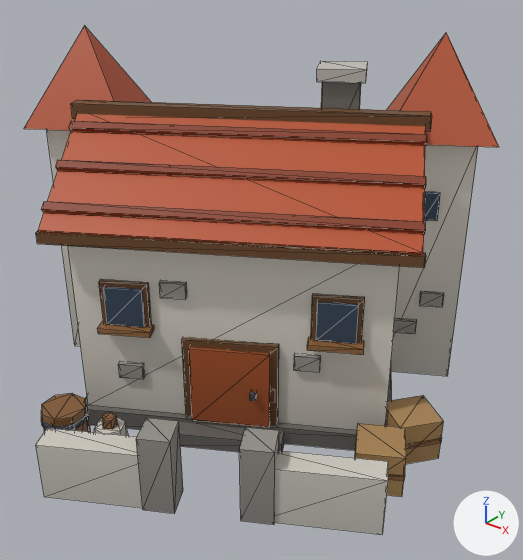
A saved change to the glTF model art/models/building_1.glb.
The view is the same before and after, from a 50 mm camera at (0.885, -1.046, 0.948) aimed at (0.022, 0.033, 0.279). Arrows for +X, +Y and +Z are at lower right; the lights stay in place. The older version comes first. Mesh edges are drawn as thin lines. Vertices at exactly the same position are counted once.

Objects in the first picture: 'building_1'.
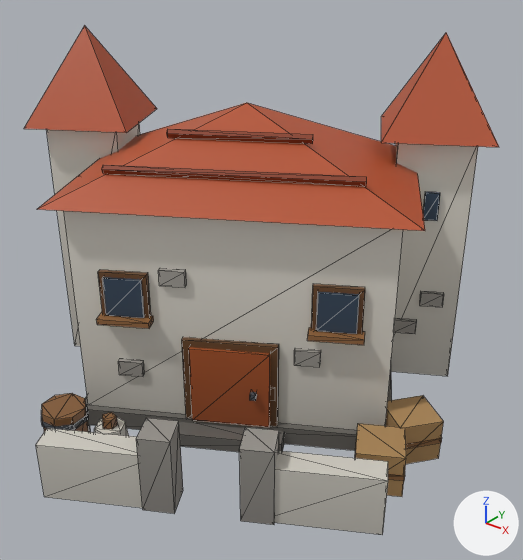
Pixel boxes (x1, y1, x2, y2) of what changed, in the pictures (523 x 560 px; the box of a moved part takes in the faces that stretch with it):
part 1 of me_building_1, moved or reshaped
    before: (118, 362, 145, 379)
    after: (118, 359, 144, 377)
part 2 of me_building_1, moved or reshaped
    before: (294, 354, 321, 372)
    after: (294, 349, 321, 367)
part 3 of me_building_1, moved or reshaped
    before: (159, 281, 187, 300)
    after: (158, 268, 186, 287)
part 4 of me_building_1, moved or reshaped
    before: (99, 279, 152, 327)
    after: (98, 270, 151, 318)
part 5 of me_building_1, moved or reshaped
    before: (104, 287, 145, 327)
    after: (103, 277, 144, 318)
part 6 of me_building_1, moved or reshaped
    before: (97, 321, 154, 338)
    after: (96, 312, 154, 329)
part 7 of me_building_1, moved or reshaped
    before: (311, 294, 365, 343)
    after: (311, 284, 365, 334)
part 8 of me_building_1, moved or reshaped
    before: (316, 301, 359, 343)
    after: (316, 292, 359, 334)
part 9 of me_building_1, moved or reshaped
    before: (307, 337, 364, 355)
    after: (307, 327, 365, 345)
part 10 of me_building_1, rebuilt (9% shorter)
    before: (38, 114, 426, 255)
    after: (38, 103, 425, 231)
part 11 of me_building_1, rebuilt (28% narrower, 24% shorter)
    before: (56, 160, 426, 188)
    after: (102, 165, 367, 186)
part 12 of me_building_1, deleted
    before: (36, 61, 426, 268)
part 13 of me_building_1, cut back
    before: (68, 100, 432, 430)
    after: (64, 129, 403, 430)

What the commit changed:
me_building_1 is used by ob_building_1; location (0.0, 0.0, 0.0).
me_building_1 had 526 vertices, 800 faces and spanned x -0.596..0.461, y -0.488..0.538, z 0.0..0.76.
me_building_1 now has 437 vertices, 666 faces and spans x -0.596..0.461, y -0.488..0.538, z 0.0..0.76.
me_building_1 part 1: the loose piece of 8 vertices spanning x -0.126..-0.077, y -0.253..-0.217, z 0.123..0.155 is moved by (0.0, 0.0, 0.007).
me_building_1 part 2: the loose piece of 8 vertices spanning x 0.183..0.232, y -0.075..-0.039, z 0.175..0.207 is moved by (0.0, 0.0, 0.012).
me_building_1 part 3: the loose piece of 8 vertices spanning x -0.042..0.008, y -0.204..-0.169, z 0.313..0.345 is moved by (0.0, 0.0, 0.025).
me_building_1 part 4: the loose piece of 8 vertices spanning x -0.144..-0.056, y -0.265..-0.207, z 0.24..0.34 is moved by (0.0, 0.0, 0.02).
me_building_1 part 5: the loose piece of 8 vertices spanning x -0.134..-0.062, y -0.264..-0.214, z 0.25..0.33 is moved by (0.0, 0.0, 0.02).
me_building_1 part 6: the loose piece of 8 vertices spanning x -0.148..-0.042, y -0.284..-0.206, z 0.236..0.248 is moved by (0.0, 0.0, 0.02).
me_building_1 part 7: the loose piece of 8 vertices spanning x 0.21..0.298, y -0.06..-0.002, z 0.24..0.34 is moved by (0.0, 0.0, 0.02).
me_building_1 part 8: the loose piece of 8 vertices spanning x 0.22..0.292, y -0.059..-0.01, z 0.25..0.33 is moved by (0.0, 0.0, 0.02).
me_building_1 part 9: the loose piece of 8 vertices spanning x 0.207..0.313, y -0.08..-0.001, z 0.236..0.248 is moved by (0.0, 0.0, 0.02).
me_building_1 part 10: the loose piece of 8 vertices spanning x -0.332..0.394, y -0.338..0.23, z 0.434..0.619 is rebuilt with 5 vertices and now spans x -0.451..0.391, y -0.333..0.437, z 0.49..0.641.
me_building_1 part 11: the loose piece of 8 vertices spanning x -0.271..0.341, y -0.244..0.122, z 0.528..0.548 is rebuilt with 8 vertices and now spans x -0.16..0.267, y -0.221..0.035, z 0.538..0.555.
me_building_1 part 12: 7 loose pieces with 56 vertices, spanning x -0.459..0.399, y -0.341..0.445, z 0.425..0.704, are deleted.
Part 13, on me_building_1:
38 vertices are removed from x -0.454..0.337, y -0.278..0.442, z 0.434..0.632.
56 faces are deleted.
4 vertices in x -0.403..0.343, y -0.285..0.389, z 0.456 move by (0.0, 0.0, 0.034).
8 vertices are added at x -0.111..0.137, y -0.099..0.054, z 0.589..0.605.
12 new faces join them.
Other edits to the shape of me_building_1 do not show in these pictures.
